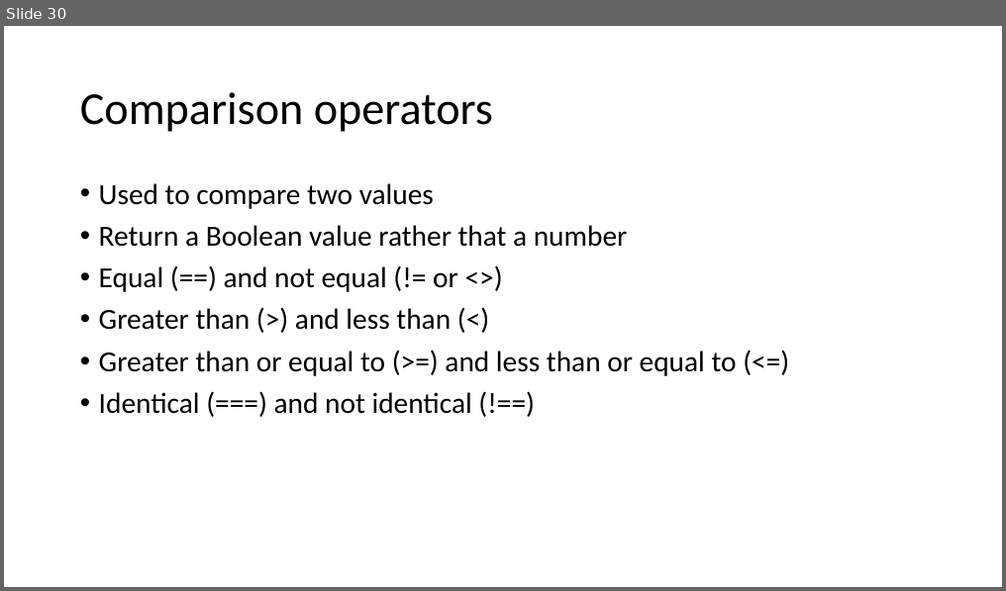
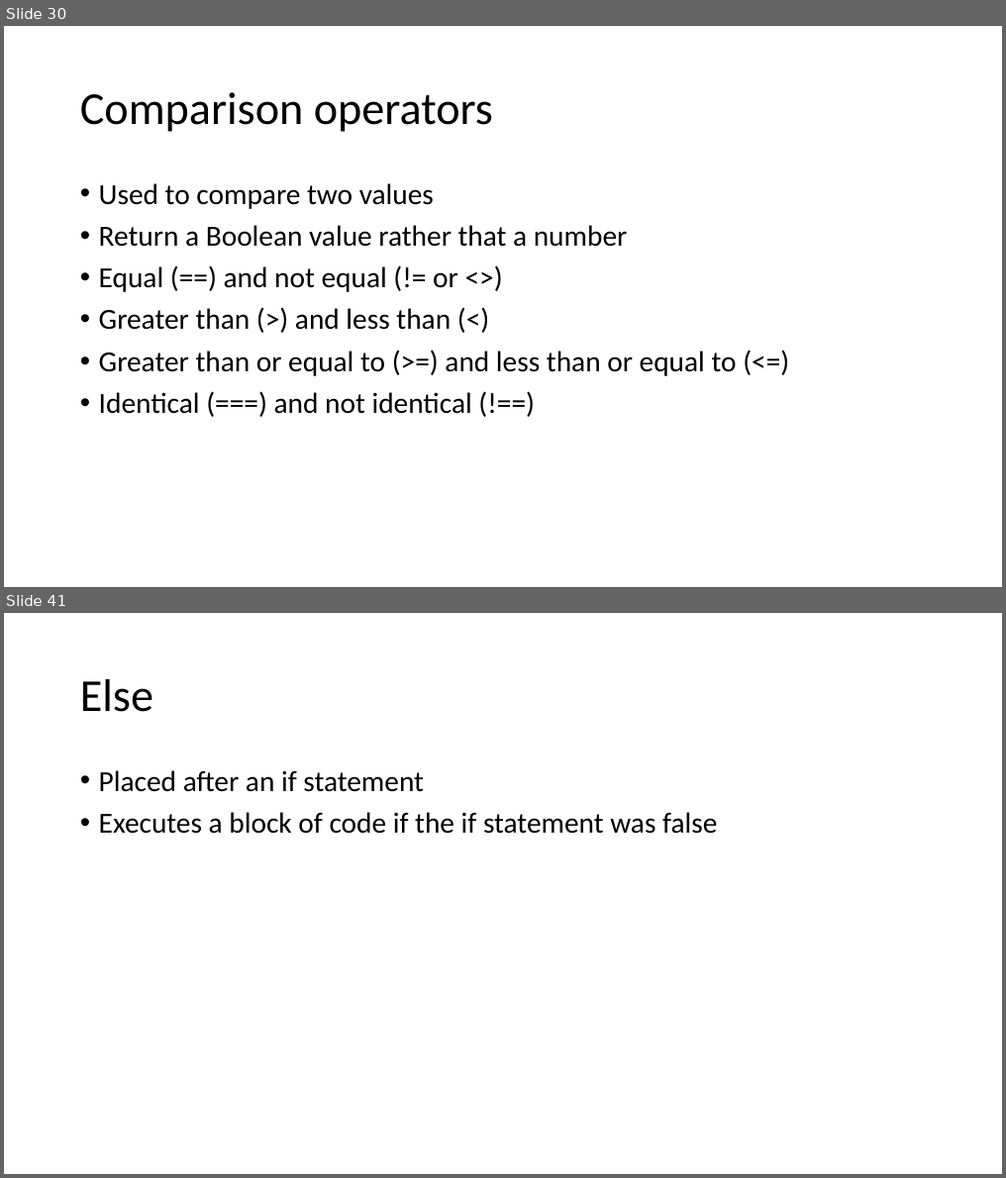
Before and after one commit to PHPEmbark/curriculum, a slide deck: course/1 - Basic Programming/Basics Of Programming.pptx. Shown one above the other, each under a label of ours: slide 30 before the commit, slides 30 and 41 after it; the slides between them are not shown. The pictures are 1006x591 and 1006x1178 pixels, drawn with LibreOffice and Linux fonts; fonts in the diff are those of the drawing. Boxes give left, top, right and bottom in pixels: in the first picture for what was removed or moved away, otherwise in the second. Text is boxed around its words. In the diff, an @@ line names an element or a change of style, - is before the commit and + after.

```diff
--- a/course/1 - Basic Programming/Basics Of Programming.pptx
+++ b/course/1 - Basic Programming/Basics Of Programming.pptx
@@ slide 41 added at (4,613,1002,1174), background #FFFFFF @@
@@ title added at (80,679,153,712), 44 pt, text #000000 @@
+Else
@@ text added at (99,770,717,834), 28 pt, text #000000 @@
+• Placed after an if statement
+• Executes a block of code if the if statement was false
```
Also in this commit, not shown: 2 slides changed, 11 other slides added, 1 other file.
